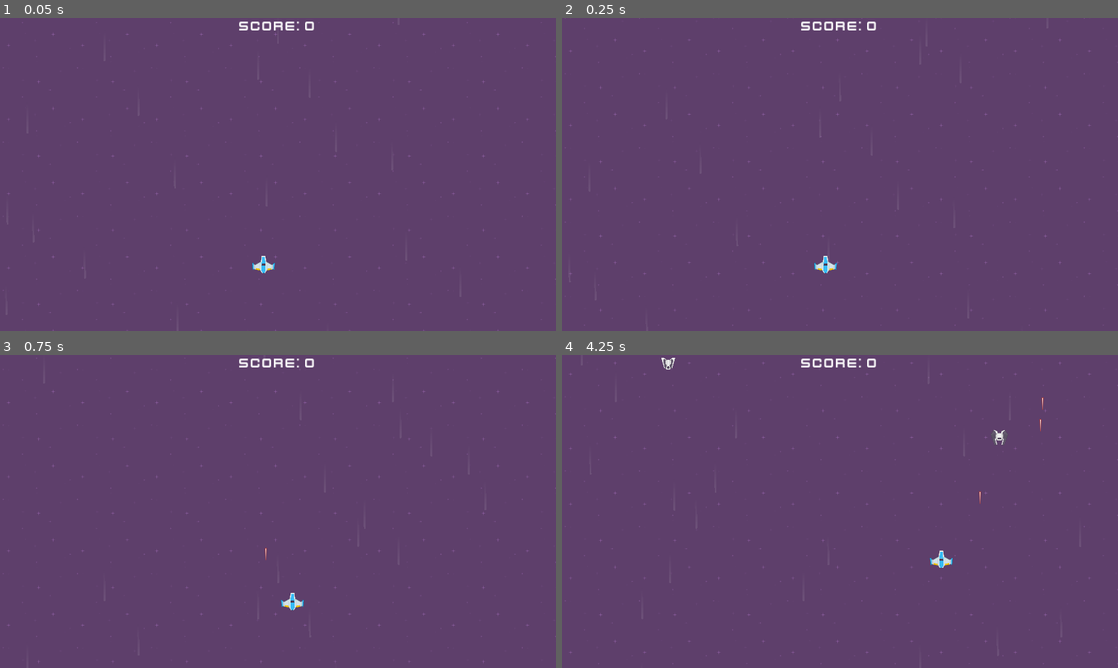
Above: before the commit, frames 1-4 (two rows, left to right).
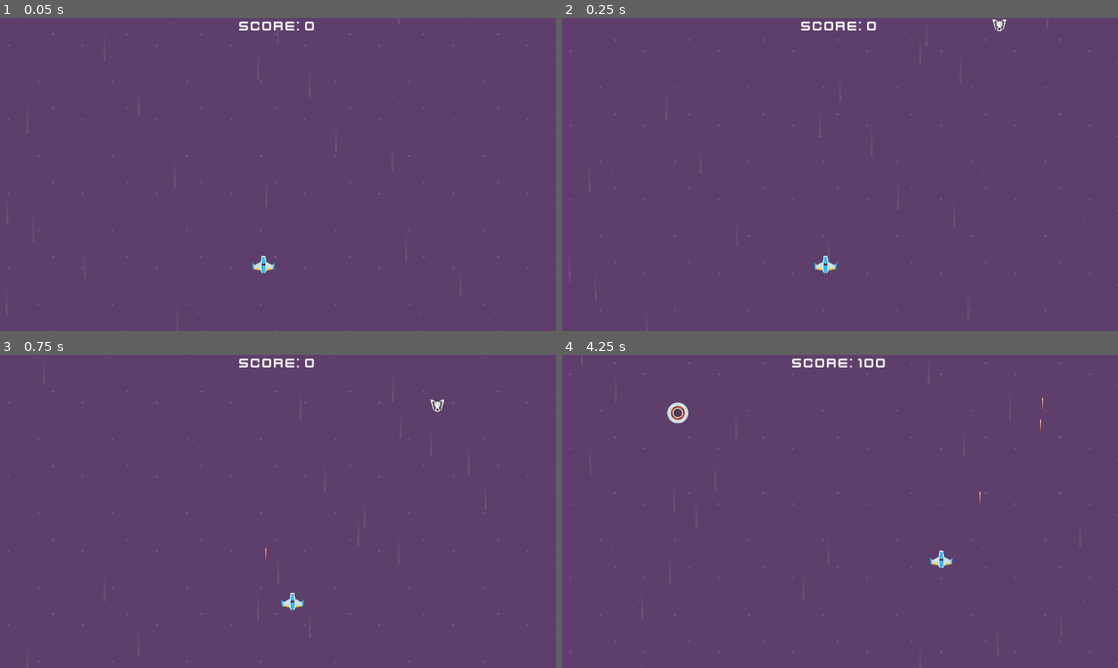
Above: after the commit, the same moments.

Repository: joach70/Cosmic-Expansion
Game: Godot game, scene res://scenes/game.tscn
Same seed, same stepped clock (60 frames per second), same inputs: the game is played once before the commit and once after it.
Inputs:
- Up to frame 1 (0.05 s): no input
- Up to frame 2 (0.25 s): no input
- Up to frame 3 (0.75 s): hold Right (move_right) from 0.53 s (still down); hold Space (shoot) from 0.53 s (still down)
- Up to frame 4 (4.25 s): release Right (move_right) at 1.28 s; release Space (shoot) at 1.28 s; hold Down (move_down) 1.28-2.03 s; tap Space (shoot) at 1.35, 2.85 s; hold Right (move_right) 2.03-2.78 s; hold Space (shoot) 2.03-2.78 s; hold Up (move_up) 2.78-3.53 s; hold Left (move_left) from 3.53 s (still down); hold Space (shoot) from 3.53 s (still down)

Frame 1 is identical in both runs. In frame 2, less than 0.1% of the frame differs, in the area x 77-80%, y 0-5%; in frame 3, less than 0.1%; in frame 4, 0.7%, in the area x 17-81%, y 0-29%.

Commit message:
new things

Diff:
--- a/scenes/enemy.tscn
+++ b/scenes/enemy.tscn
@@ -1,9 +1,10 @@
-[gd_scene load_steps=5 format=3 uid="uid://pi6t1vbiapt2"]
+[gd_scene load_steps=6 format=3 uid="uid://pi6t1vbiapt2"]
 
 [ext_resource type="Texture2D" uid="uid://dd4f8vk8wqpx" path="res://assets/PNG/Enemies/enemyBlack1.png" id="1_jri0m"]
 [ext_resource type="Script" path="res://scripts/enemy.gd" id="1_oxu1i"]
 [ext_resource type="AudioStream" uid="uid://b7eeqplr0thhi" path="res://assets/Bonus/sfx_laser2.ogg" id="4_fxuw0"]
 [ext_resource type="AudioStream" uid="uid://cwc0xdh0jre0g" path="res://assets/Bonus/sfx_lose.ogg" id="5_6lxav"]
+[ext_resource type="AudioStream" uid="uid://8k3yjyx2mc4f" path="res://assets/Bonus/teleport.mp3" id="5_btvyx"]
 
 [node name="Enemy" type="Area2D"]
 collision_layer = 2
@@ -32,5 +33,8 @@
 [node name="HitSound" type="AudioStreamPlayer" parent="SFX"]
 stream = ExtResource("4_fxuw0")
 
+[node name="Teleport" type="AudioStreamPlayer" parent="SFX"]
+stream = ExtResource("5_btvyx")
+
 [connection signal="body_entered" from="." to="." method="_on_body_entered"]
 [connection signal="screen_exited" from="VisibleOnScreenNotifier2D" to="." method="_on_visible_on_screen_notifier_2d_screen_exited"]
--- a/scenes/game.tscn
+++ b/scenes/game.tscn
@@ -66,7 +66,6 @@
 
 [node name="EnemySpawnTimer" type="Timer" parent="."]
 wait_time = 2.0
-autostart = true
 
 [node name="PlayerSpawnPos" type="Marker2D" parent="."]
 position = Vector2(910, 850)
--- a/scripts/enemy.gd
+++ b/scripts/enemy.gd
@@ -6,11 +6,12 @@
 signal hit
 
 const laser_scene = preload("res://scenes/laser.tscn")
-signal laser_shot(laser_scene, location, start_rotation, y_movement, x_movement)
+signal laser_shot()#laser_scene, location, start_rotation, y_movement, x_movement)
+signal boss_dead()
 
 enum EnemyType {NORMAL=1, SPEED=2, SHOOTING=3, BOSS=4}
 var boss_pos_x = [400, 960, 1520]
-var boss_pos_y = [700,250]#[-300, -600]
+var boss_pos_y = [600,200]#[-300, -600]
 
 # Export
 @export var type: EnemyType = EnemyType.NORMAL
@@ -20,6 +21,7 @@
 @onready var muzzle: Marker2D = $Muzzle
 @onready var explode_sound = $SFX/ExpodeSound
 @onready var hit_sound = $SFX/HitSound
+@onready var teleport_sound = $SFX/Teleport
 
 var is_waiting = true
 var is_shooting = false
@@ -45,7 +47,7 @@
 	else:
 		while stop:
 			if teleport:
-				await get_tree().create_timer(1).timeout
+				await get_tree().create_timer(1.5).timeout
 				teleport_func()
 			if is_shooting:
 				await get_tree().create_timer(rate_of_fire).timeout
@@ -69,7 +71,7 @@
 		4:
 			boss = true
 			points = 500
-			hp = 10
+			hp = 5 #15
 			speed = 0
 			is_shooting = true
 			teleport = true
@@ -92,6 +94,7 @@
 	change = false
 	global_position.x = boss_pos_x[x-1]
 	global_position.y = boss_pos_y[y-1]
+	teleport_sound.play()
 
 func change_direction():
 	is_waiting = false
@@ -125,7 +128,8 @@
 	# Sound
 	# remove enemy
 	if type == 4:
-		boss_dead()
+		boss_dead.emit()
+		queue_free()
 	else:
 		queue_free()
 
@@ -148,9 +152,6 @@
 	# kill when go outside of screen
 	queue_free()
 
-func boss_dead():
-	queue_free()
-
 func error(message:String,info:String):
 	print("---ERROR---")
 	print(message)
--- a/scripts/game.gd
+++ b/scripts/game.gd
@@ -7,9 +7,12 @@
 
 var enemy_boss: Array[PackedScene] = [preload("res://scenes/boss.tscn")]
 
-# get player spawn location
-@export var turn = 60 # time before I boss
+# Export
+@export var turn1 = 1 # enemy before first boss
 @export var wait_boss = 5 # time how long wait boss
+@export var wait_enemy = 2.5 # time between enemy respawn
+
+# On ready
 @onready var player_spawn_pos = $PlayerSpawnPos
 @onready var laser_container = $LaserContainer
 @onready var timer = $EnemySpawnTimer
@@ -21,18 +24,13 @@
 @onready var laser_sound = $SFX/LaserSound
 @onready var hit_sound = $SFX/HitSound
 @onready var explode_sound = $SFX/ExpodeSound
-#@onready var enemy_boss: Enemy = $Enemy_boss
-#@onready var enemy_shooting: Enemy = $EnemyShooting
-#const enemy_shooting = preload("res://scenes/enemy_shooting.tscn")
 
 var player = null
 var score := 0:
 	set(value):
 		score = value
 		hud.score = score
-
 var high_score
-
 var scroll_speed = 100
 
 func _ready():
@@ -58,16 +56,17 @@
 	#enemy.laser_shot.connect(_on_enemy_laser_shot)
 	# connect player killed signal
 	player.killed.connect(_on_player_killed)
+	spawner()
 
 func spawner():
-	await get_tree().create_timer(turn).timeout
-	timer.stop()
-	await get_tree().create_timer(wait_boss).timeout
-	spawn_enemy(enemy_boss[0].instantiate())
-
-func boss_dead():
-	timer.start()
-	spawner()
+	var x:int = 1;
+	while x>0:
+		for n in turn1:
+			var enemy = choose_random_enemy()
+			spawn_enemy(enemy.instantiate())
+			await get_tree().create_timer(wait_enemy).timeout
+		spawn_enemy(enemy_boss[0].instantiate())
+		x-=2
 
 func save_game():
 	var save_file = FileAccess.open("user://save.data", FileAccess.WRITE)
@@ -120,12 +119,10 @@
 		# sound
 		#laser_sound.play()
 
-func _on_enemy_spawn_timer_timeout() -> void:
-	# random enemy
+func choose_random_enemy() -> PackedScene:
 	var size = enemy_scenes.size()
 	var random = randi_range(0,size-1)
-	#var e = enemy_scenes.pick_random().instantiate()
-	spawn_enemy(enemy_scenes[random].instantiate())
+	return enemy_scenes[random]
 
 func spawn_enemy(enemy) -> void:
 	var margin: int = 100
@@ -139,7 +136,12 @@
 	if enemy.type ==3 or enemy.type ==4:
 		enemy.laser_shot.connect(_on_laser_shot)
 		if enemy.type == 4:
-			enemy.boss_dead.connect(boss_dead())
+			pass
+			enemy.boss_dead.connect(_on_boss_killed)
+
+func _on_boss_killed():
+	print("Boss Desktroyed")
+	spawner()
 
 func _on_enemy_killed(points):
 	score += points
Not shown, added: Screenshot.png.import
Not shown, added: assets/Bonus/teleport.mp3.import
Not shown, added: scenes/instant-teleport-90645.mp3.import
Not shown, added: assets/Bonus/teleport.mp3
